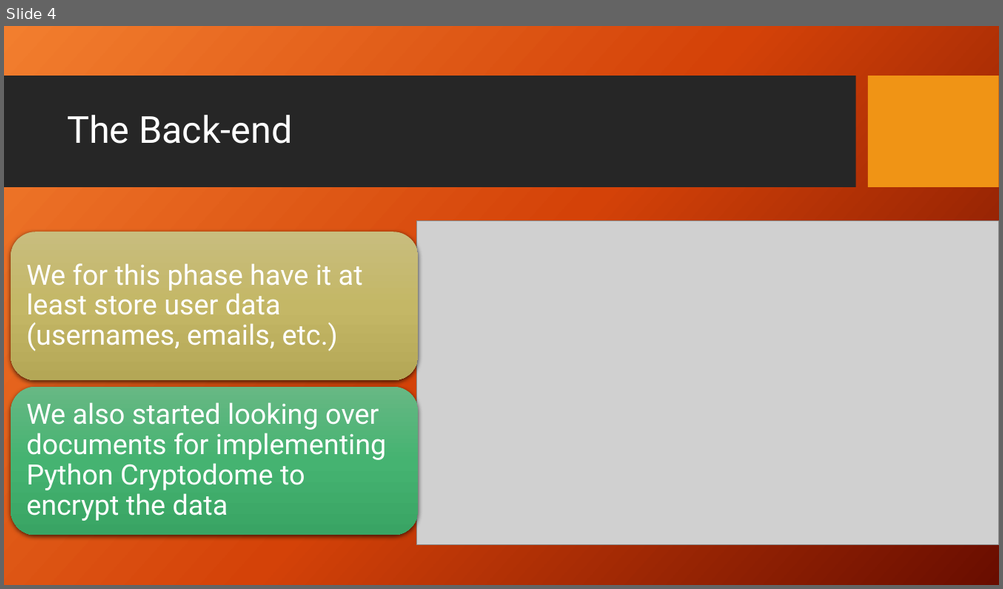
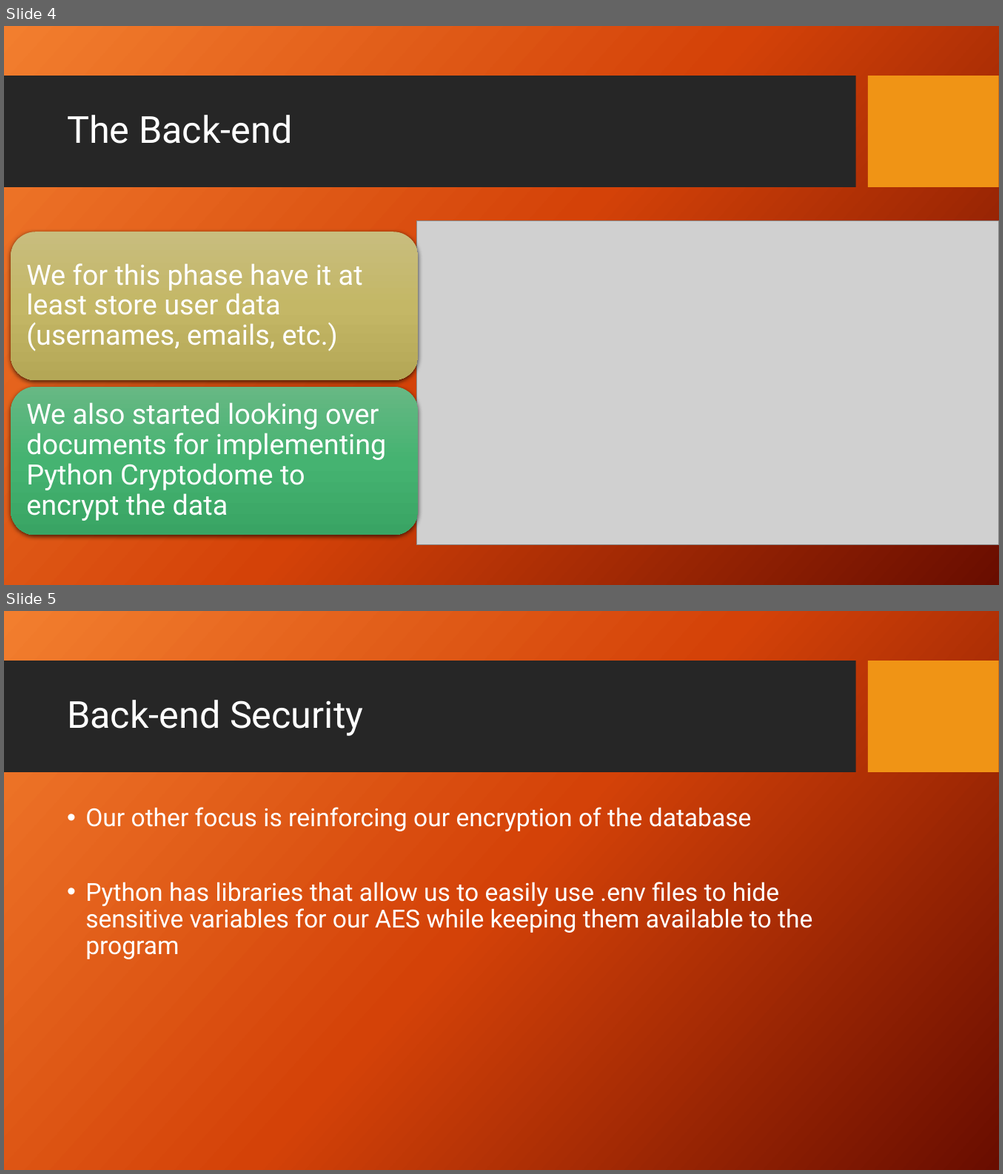
Before and after one commit to Dwaddle26/EncryptNotes, a slide deck: Phase 2 Documentation/Team_2_Presentation_2.pptx. Shown one above the other, each under a label of ours: slide 4 before the commit, slides 4 and 5 after it. The pictures are 1003x589 and 1003x1174 pixels, drawn with LibreOffice and Linux fonts; fonts in the diff are those of the drawing; grey boxes stand for pictures; background and template pictures are left out. Boxes give left, top, right and bottom in pixels: in the first picture for what was removed or moved away, otherwise in the second. Text is boxed around its words. In the diff, an @@ line names an element or a change of style, - is before the commit and + after.

```diff
--- a/Phase 2 Documentation/Team_2_Presentation_2.pptx
+++ b/Phase 2 Documentation/Team_2_Presentation_2.pptx
@@ slide 5 added at [4,611,999,1170], background picture (left out); not listed: 2 template elements that a slide beside it also shows @@
@@ title added at [67,700,363,736], 36 pt, text #FFFFFF @@
+Back-end Security
@@ text added at [85,807,812,960], 24 pt, text #FFFFFF @@
+• Our other focus is reinforcing our encryption of the database
+• Python has libraries that allow us to easily use .env files to hide sensitive variables for our AES while keeping them available to the program
```
Also in this commit, not shown: 1 slide removed.
